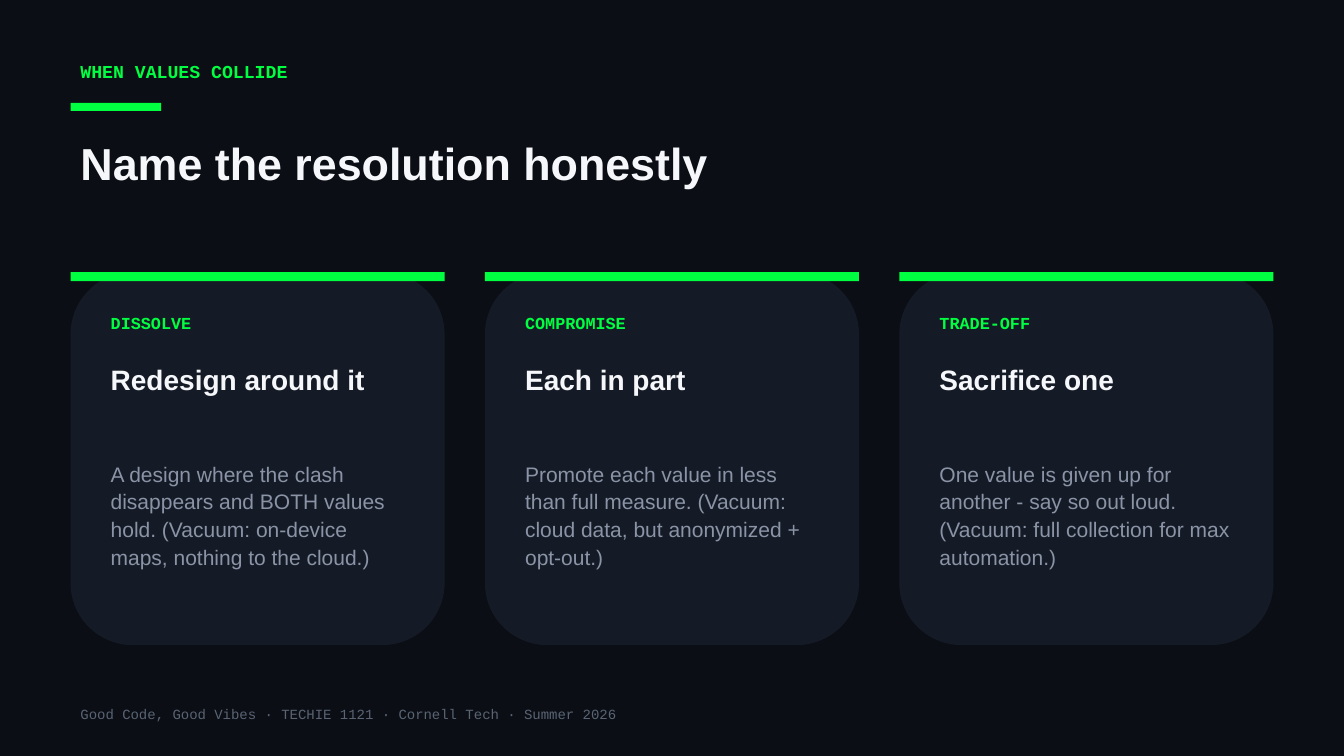
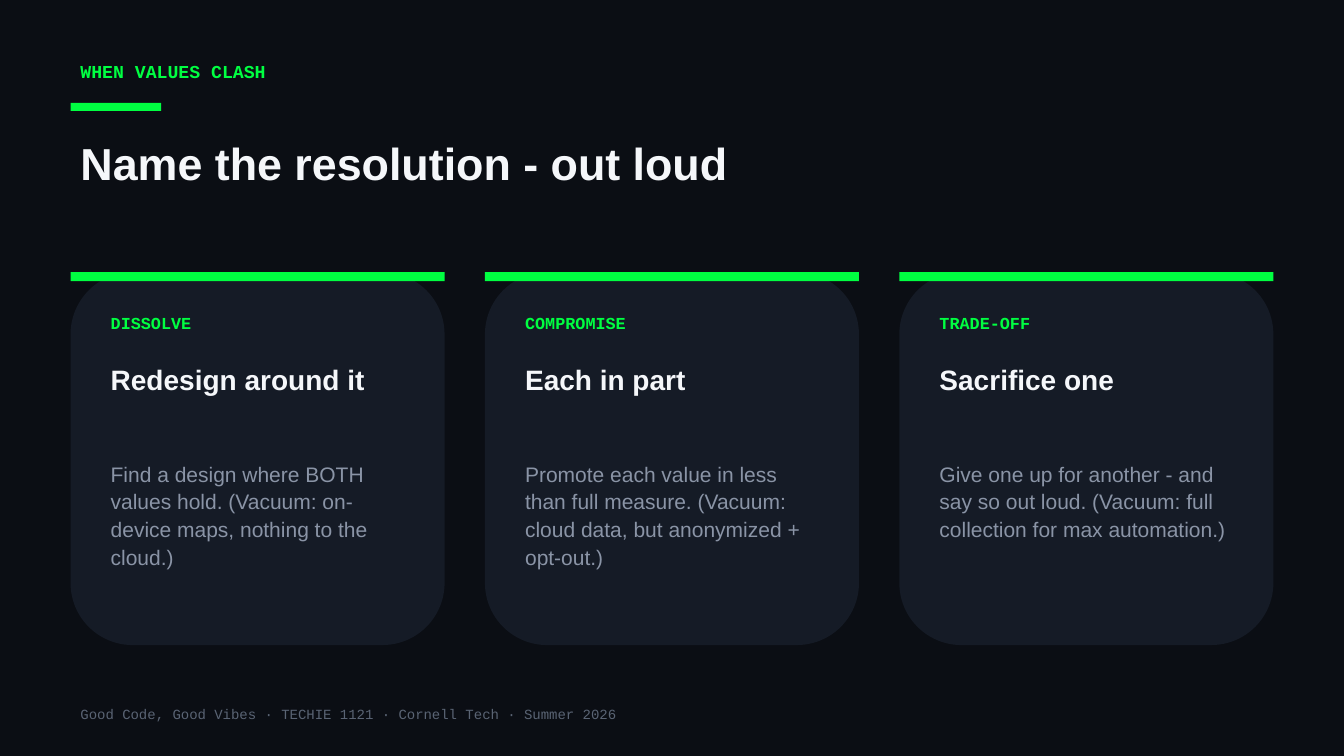
Before and after one commit to Cornell-Tech-Vibe-Coding-Summer-2026/website, a slide deck: slide 19 of slides/Week3-Tue-User-Testing-II.pptx (slide 12 before the commit). Drawn at 1344x756 pixels with LibreOffice and Linux fonts; fonts in the diff are those of the drawing. Boxes give left, top, right and bottom in pixels: in the first picture for what was removed or moved away, otherwise in the second. Text is boxed around its words. In the diff, an @@ line names an element or a change of style, - is before the commit and + after.

```diff
--- a/slides/Week3-Tue-User-Testing-II.pptx
+++ b/slides/Week3-Tue-User-Testing-II.pptx
@@ text at bbox=[80, 66, 265, 78]: text changed @@
-WHEN VALUES COLLIDE
+WHEN VALUES CLASH
@@ text at bbox=[80, 147, 727, 181]: text changed @@
-Name the resolution honestly
+Name the resolution - out loud
@@ text at bbox=[111, 467, 367, 569]: text changed @@
-A design where the clash disappears and BOTH values hold. (Vacuum: on-device maps, nothing to the cloud.)
+Find a design where BOTH values hold. (Vacuum: on-device maps, nothing to the cloud.)
@@ text at bbox=[939, 467, 1226, 541]: text changed @@
-One value is given up for another - say so out loud. (Vacuum: full collection for max automation.)
+Give one up for another - and say so out loud. (Vacuum: full collection for max automation.)
```
Also in this commit, not shown: 14 other slides changed, 16 slides added, 3 slides removed, 12 other files.
